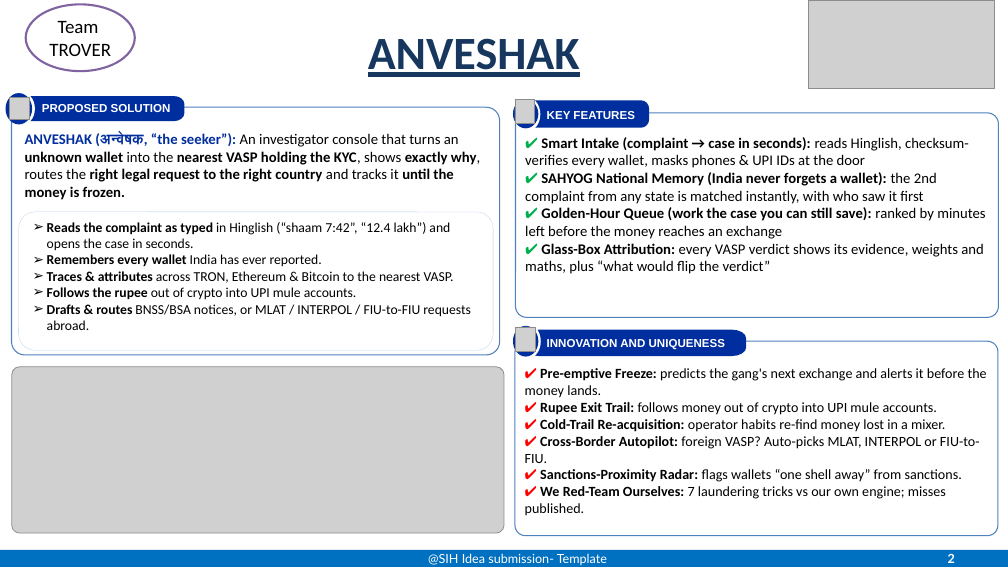
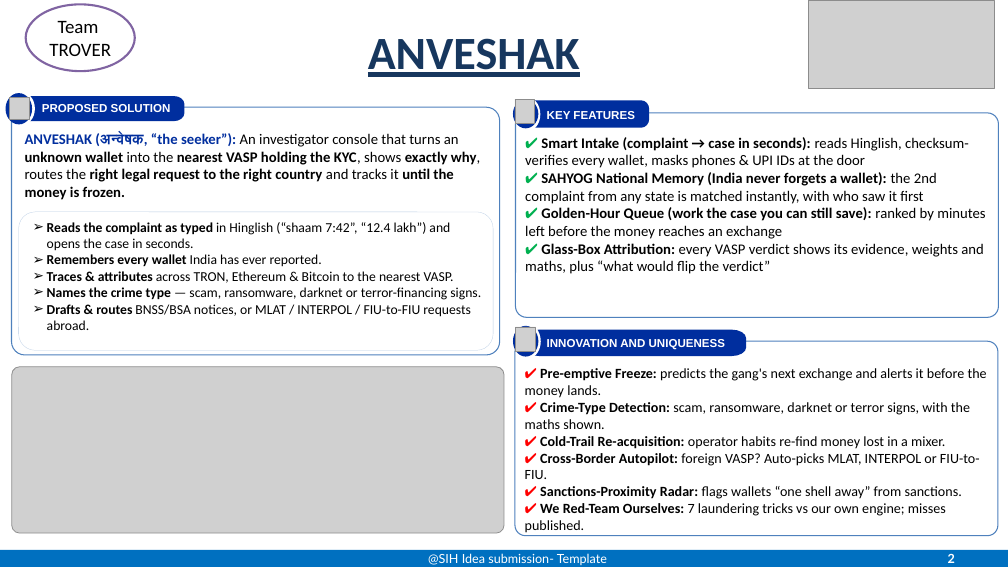
Before and after one commit to tripathidhruv/Anveshak, a slide deck: slide 2 of deck/ANVESHAK_SIH26182.pptx. Drawn at 1008x567 pixels with LibreOffice and Linux fonts; fonts in the diff are those of the drawing; grey boxes stand for pictures. Boxes give left, top, right and bottom in pixels: in the first picture for what was removed or moved away, otherwise in the second. Text is boxed around its words. In the diff, an @@ line names an element or a change of style, - is before the commit and + after.

```diff
--- a/deck/ANVESHAK_SIH26182.pptx
+++ b/deck/ANVESHAK_SIH26182.pptx
@@ text at bbox=[47, 287, 481, 300]: text changed @@
-➢ Follows the rupee out of crypto into UPI mule accounts.
+➢ Names the crime type — scam, ransomware, darknet or terror-financing signs.
@@ text at bbox=[525, 402, 970, 429]: text changed @@
-✔ Rupee Exit Trail: follows money out of crypto into UPI mule accounts.
+✔ Crime-Type Detection: scam, ransomware, darknet or terror signs, with the maths shown.
```
Also in this commit, not shown: 14 other files.
